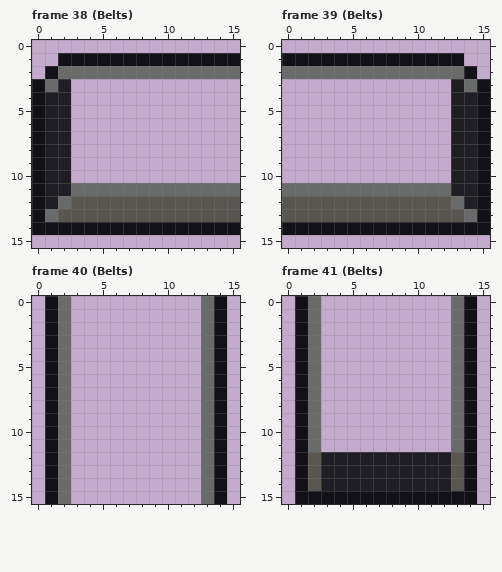
File history of a pixel-art file, art/conveyors/conveyor.aseprite. Above, as it was before the edit.
16x16 pixels, 65 frames. Shown: frame 38 (Belts), frame 39 (Belts), frame 40 (Belts), frame 41 (Belts). The commit also changed other frames, which this record leaves out.
The same view after the edit:
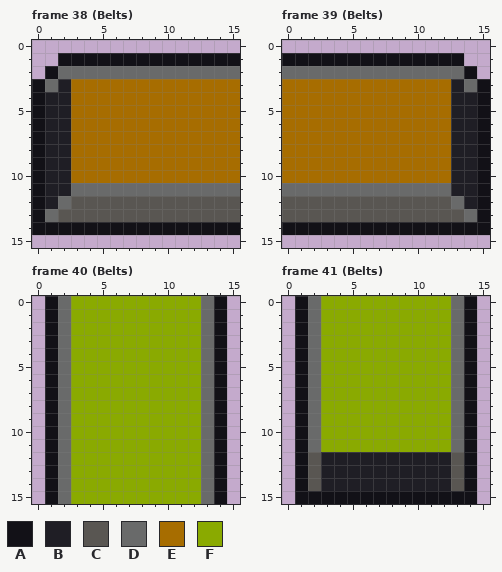
Palette (. is transparent): A #121117  B #1f1e25  C #595652  D #696a6a  E #a76d00  F #8aaa00
From old to new:
layer "Directions(?)" now shown
--- frame 38 (Belts), layer "Directions(?)"
@@ x 0..15 @@
  2 .ADDDDDDDDDDDDDD
- 3 ADB.............
- 4 ABB.............
- 5 ABB.............
- 6 ABB.............
- 7 ABB.............
- 8 ABB.............
- 9 ABB.............
-10 ABB.............
+ 3 ADBEEEEEEEEEEEEE
+ 4 ABBEEEEEEEEEEEEE
+ 5 ABBEEEEEEEEEEEEE
+ 6 ABBEEEEEEEEEEEEE
+ 7 ABBEEEEEEEEEEEEE
+ 8 ABBEEEEEEEEEEEEE
+ 9 ABBEEEEEEEEEEEEE
+10 ABBEEEEEEEEEEEEE
 11 ABBDDDDDDDDDDDDD
--- frame 39 (Belts), layer "Directions(?)"
@@ x 0..15 @@
  2 DDDDDDDDDDDDDDA.
- 3 .............BDA
- 4 .............BBA
- 5 .............BBA
- 6 .............BBA
- 7 .............BBA
- 8 .............BBA
- 9 .............BBA
-10 .............BBA
+ 3 EEEEEEEEEEEEEBDA
+ 4 EEEEEEEEEEEEEBBA
+ 5 EEEEEEEEEEEEEBBA
+ 6 EEEEEEEEEEEEEBBA
+ 7 EEEEEEEEEEEEEBBA
+ 8 EEEEEEEEEEEEEBBA
+ 9 EEEEEEEEEEEEEBBA
+10 EEEEEEEEEEEEEBBA
 11 DDDDDDDDDDDDDBBA
--- frame 40 (Belts), layer "Directions(?)"
@@ x 0..15 @@
- 0 .AD..........DA.
- 1 .AD..........DA.
- 2 .AD..........DA.
- 3 .AD..........DA.
- 4 .AD..........DA.
- 5 .AD..........DA.
- 6 .AD..........DA.
- 7 .AD..........DA.
- 8 .AD..........DA.
- 9 .AD..........DA.
-10 .AD..........DA.
-11 .AD..........DA.
-12 .AD..........DA.
-13 .AD..........DA.
-14 .AD..........DA.
-15 .AD..........DA.
+ 0 .ADFFFFFFFFFFDA.
+ 1 .ADFFFFFFFFFFDA.
+ 2 .ADFFFFFFFFFFDA.
+ 3 .ADFFFFFFFFFFDA.
+ 4 .ADFFFFFFFFFFDA.
+ 5 .ADFFFFFFFFFFDA.
+ 6 .ADFFFFFFFFFFDA.
+ 7 .ADFFFFFFFFFFDA.
+ 8 .ADFFFFFFFFFFDA.
+ 9 .ADFFFFFFFFFFDA.
+10 .ADFFFFFFFFFFDA.
+11 .ADFFFFFFFFFFDA.
+12 .ADFFFFFFFFFFDA.
+13 .ADFFFFFFFFFFDA.
+14 .ADFFFFFFFFFFDA.
+15 .ADFFFFFFFFFFDA.
--- frame 41 (Belts), layer "Directions(?)"
@@ x 0..15 @@
- 0 .AD..........DA.
- 1 .AD..........DA.
- 2 .AD..........DA.
- 3 .AD..........DA.
- 4 .AD..........DA.
- 5 .AD..........DA.
- 6 .AD..........DA.
- 7 .AD..........DA.
- 8 .AD..........DA.
- 9 .AD..........DA.
-10 .AD..........DA.
-11 .AD..........DA.
+ 0 .ADFFFFFFFFFFDA.
+ 1 .ADFFFFFFFFFFDA.
+ 2 .ADFFFFFFFFFFDA.
+ 3 .ADFFFFFFFFFFDA.
+ 4 .ADFFFFFFFFFFDA.
+ 5 .ADFFFFFFFFFFDA.
+ 6 .ADFFFFFFFFFFDA.
+ 7 .ADFFFFFFFFFFDA.
+ 8 .ADFFFFFFFFFFDA.
+ 9 .ADFFFFFFFFFFDA.
+10 .ADFFFFFFFFFFDA.
+11 .ADFFFFFFFFFFDA.
 12 .ACBBBBBBBBBBCA.
